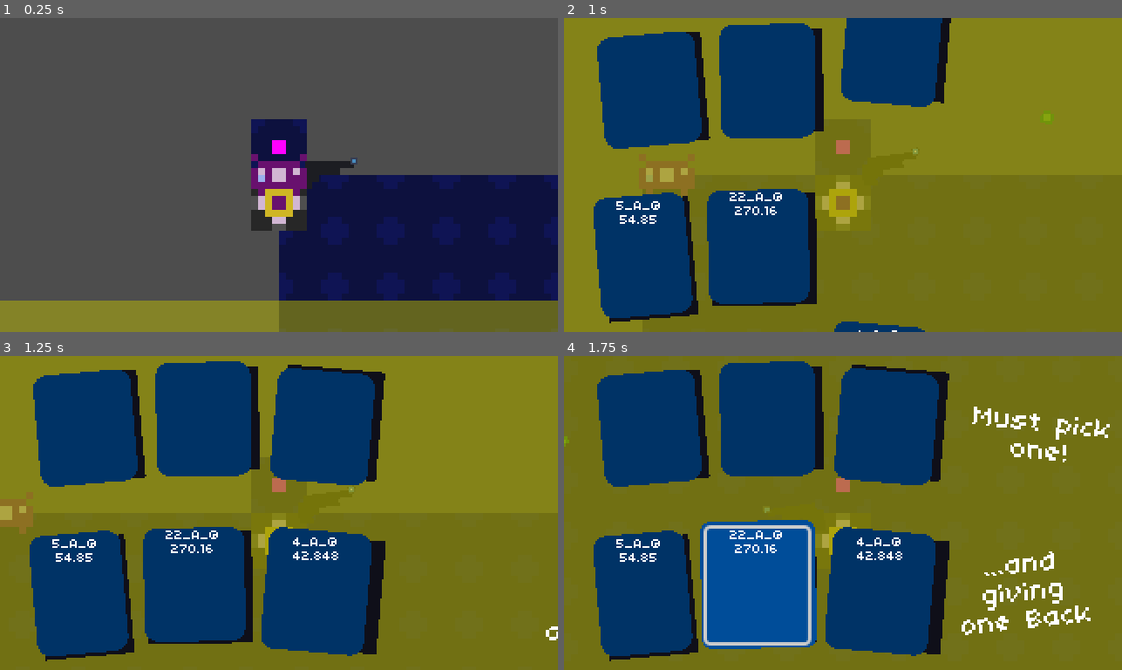
Above: before the commit, frames 1-4 (two rows, left to right).
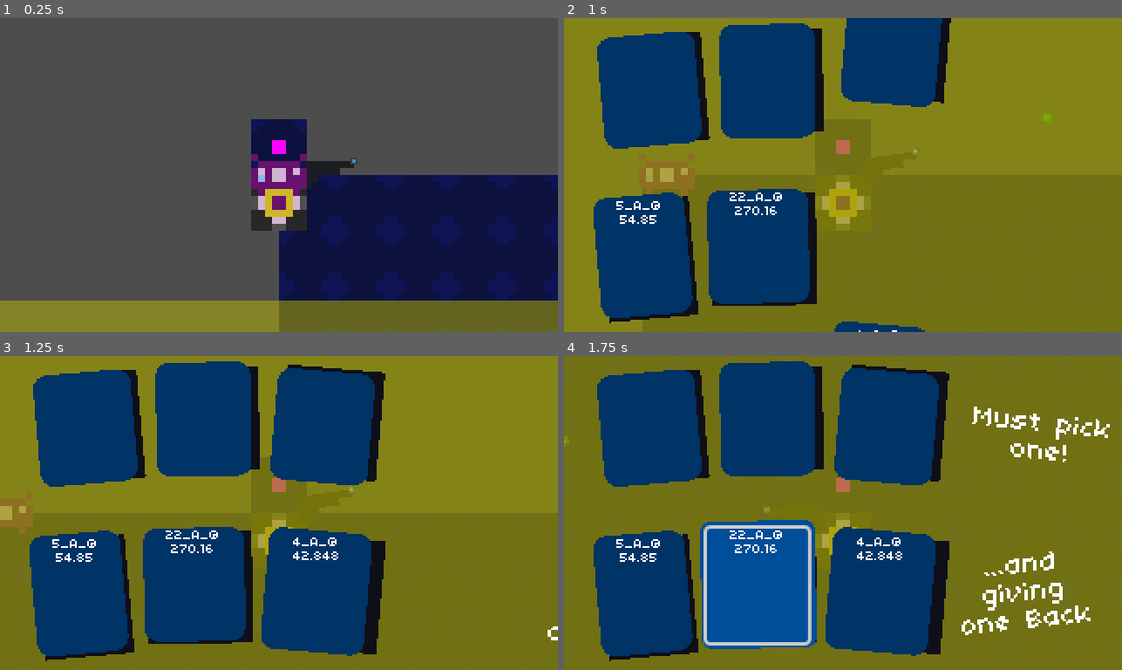
Above: after the commit, the same moments.

Repository: AjinGixtas/brackey_2025.2
Game: Godot game, scene res://Scenes/PlayScene.tscn
Two runs of this game, one before a commit and one after it. Both use one fixed random seed, a clock stepped at 60 frames per second and the inputs below. The engine's default icon, where the game draws it, is replaced by a stand-in: a white triangle on a blue panel in a dark square.
Inputs (mouse positions are in pixels of both pictures, inside the frame that each line leads up to):
- Up to frame 1 (0.25 s): no input
- Up to frame 2 (1 s): move the mouse to (965, 159) at 0.52 s; hold Right (ui_right) from 0.53 s (still down); click (965, 159) at 0.6 s
- Up to frame 3 (1.25 s): keep holding Right (ui_right)
- Up to frame 4 (1.75 s): move the mouse to (731, 528) at 1.27 s; release Right (ui_right) at 1.28 s; hold Down (ui_down) from 1.28 s (still down); click (731, 528) at 1.35 s

Frames 1-2 are identical in both runs. In frame 3, less than 0.1% of the frame differs, in the area x 97-100%, y 86-91%; in frame 4, nothing differs.

Commit message:
Update upgrade_director.tscn

Diff:
--- a/Scenes/upgrade_director.tscn
+++ b/Scenes/upgrade_director.tscn
@@ -932,8 +932,8 @@
 tracks/37/interp = 1
 tracks/37/loop_wrap = true
 tracks/37/keys = {
-"times": PackedFloat32Array(0.316667, 0.366667),
-"transitions": PackedFloat32Array(1, 1),
+"times": PackedFloat32Array(0.316667, 0.383333),
+"transitions": PackedFloat32Array(0.5, 1),
 "update": 0,
 "values": [-0.20944, 0.10472]
 }
@@ -944,8 +944,8 @@
 tracks/38/interp = 1
 tracks/38/loop_wrap = true
 tracks/38/keys = {
-"times": PackedFloat32Array(0.3, 0.35),
-"transitions": PackedFloat32Array(1, 1),
+"times": PackedFloat32Array(0.3, 0.366667),
+"transitions": PackedFloat32Array(0.5, 1),
 "update": 0,
 "values": [0.20944, -0.10472]
 }
